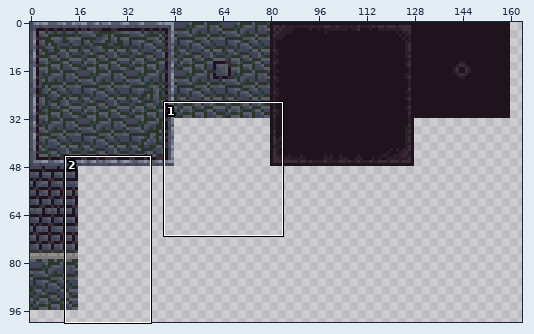
One commit to this sprite sheet: sewer.png. Above: a wide view before the commit, with the close-up outlined.
Close-up. As it was:
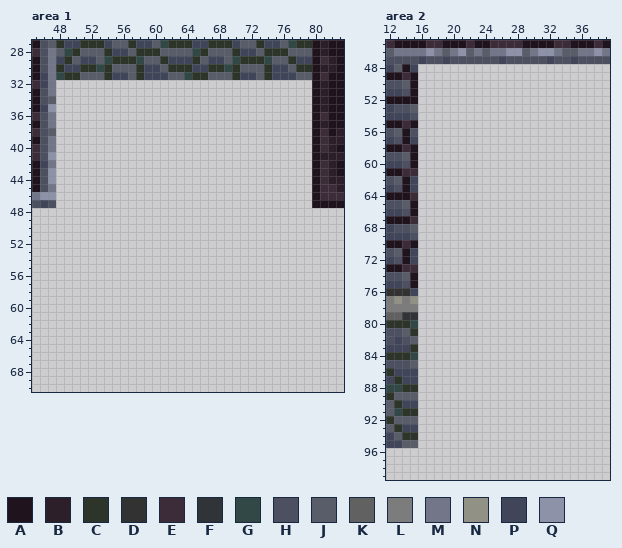
The file is 256x256 pixels. Shown: area 1: x 45..83, y 27..70; area 2: x 12..39, y 45..99. The wide view leaves out empty margins.
Palette (. is transparent): A #1f141d  B #2d1f2a  C #2d342a  D #323232  E #3c2b39  F #303439  G #314847  H #4c5061  J #595c69  K #616162  L #7c7c7d  M #727688  N #919186  P #40455a  Q #8d92a8
Pixels before, area 1, first column x 45:
27 AHJCPPCCCPJJCPPJGCCCPPCCCPJJCPPJGCCABAA
28 EHMJGCJJJCPPJCCCJJJJGCJJJCPPJCCCJJJABAA
29 AHMPCJPPJGCCCGJJCPPPCJPPJGCCCGJJCPPAEBA
30 AHMCPPCCGCJJJCPPJCCCPPCCGCJJJCPPJCCABBA
31 APMGCCJJJCPPJCPPPJJGCCJJJCPPJCPPPJJAEAA
32 EPM................................ABAA
33 AHM................................ABAA
34 AHJ................................ABAA
35 APQ................................ABAA
36 EHM................................AEAA
37 AHM................................ABAA
38 EHJ................................AEAB
39 AHM................................AEBB
40 EHM................................AEBA
41 EHQ................................ABBB
42 APM................................AEBA
43 AHQ................................AEBA
44 AHQ................................AEBB
45 AHM................................AEEB
46 MQQ................................AEEE
47 HPH................................AAAA
Pixels before, area 2, first column x 12:
45 EAAAAEEAAAEAAEEEEAAAAEEAAAEA
46 JMMMMQMJMQJMJMMQQJMQQMJJMMQM
47 HHHHPHHPHHHHHHPHHHHHPHHPHHHH
48 PJAP........................
49 AAEA........................
50 HHJA........................
51 PPHA........................
52 AAAA........................
53 PHHJ........................
54 PPPH........................
55 AAEA........................
56 HJAH........................
57 PHAP........................
58 AAEA........................
59 HHJA........................
60 PPHA........................
61 AAEE........................
62 HJAP........................
63 PHAP........................
64 AAAE........................
65 HHJA........................
66 PPHA........................
67 AAAE........................
68 PHHJ........................
69 PPPH........................
70 AAEA........................
71 HJAP........................
72 PHAP........................
73 AAEE........................
74 HHJA........................
75 PPHA........................
76 DDDP........................
77 LNLN........................
78 LLLL........................
79 KKFF........................
80 CCCG........................
81 HHJC........................
82 HPHJ........................
83 PPPC........................
84 CCCG........................
85 HHHJ........................
86 CPPP........................
87 PCPP........................
88 GGCC........................
89 CJJJ........................
90 JCPP........................
91 JGCC........................
92 CJJJ........................
93 JCPP........................
94 PJCC........................
95 PPJJ........................
After the commit:
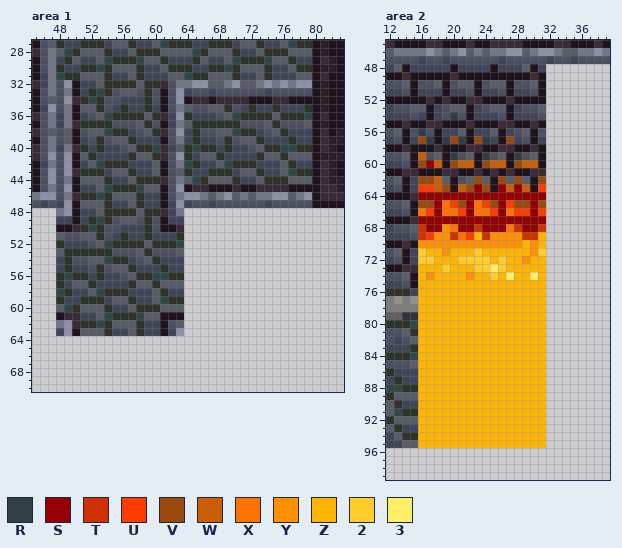
Colours new in this view: R #303f45  S #970000  T #d03100  U #ff3c00  V #9b4a0f  W #cc5d07  X #ff7200  Y #ff9000  Z #ffb400  2 #ffcc2a  3 #ffef68
The commit says: Expanded sewer level
Changes in this commit:
Changed rows in their new state; - is an unchanged pixel.
Area 1:
first column x 48:
32 HQAPPJCCCCJCCEHMMQQJJMQJJMQMQMQQ
33 HMAPCGCHJJHCHAHQPHHPHHHHHHPHHHHH
34 HQECGCHHPPPCHAHQAEEAEEEEAAAEEAAA
35 HMAJJCHPCPPCPAHMJHHJJCHPCPPCPPPC
36 PMAPHJGCCCCJCEPQCPPPHJGCCCCJCCCG
37 PMECCCCHHHJCHAPMJCCCCCCHHHJCHHHJ
38 HJAHJJGCCPHJCEHQPCHHJJGCCPHJCPPP
39 HJAPHCHJJCPPPAHMPCPPHCHJJCPPPCPP
40 PMECPCPPHJCCGEPJCGCCPCPPHJCCGGCC
41 HQAJCPPPPCJJCEHQCPJJCPPPPCJJCJJJ
42 HQAPJGCCCPPPJAHMGCPPJGCCCPPPJCPP
43 HQECCCPJJCPPJAHJCPPCCCPJJCPPJGCC
44 HMAJJJCPPJCCCEHMJGCJJJCPPJCCCJJJ
45 HQAPPJGCCCGJJAHQAEEAAAEAAEEEEAAA
46 HMECCGCJJJCPPAHMQQMJMQJMJMMQQJMQ
47 PQAJJJCPPJCPPAPQPHHPHHHHHHPHHHHH
48 MQAPPJCCCCJCCEPM----------------
49 PPAPCGCHJJHCHAPP----------------
50 AAECGCHHPPPCHAAE----------------
51 JHHJJCHPCPPCPPPC----------------
52 CPPPHJGCCCCJCCCG----------------
53 JCCCCCCHHHJCHHHJ----------------
54 PCHHJJGCCPHJCPPP----------------
55 PCPPHCHJJCPPPCPP----------------
56 CGCCPCPPHJCCGGCC----------------
57 CPJJCPPPPCJJCJJJ----------------
58 GCPPJGCCCPPPJCPP----------------
59 CPPCCCPJJCPPJGCC----------------
60 JGCJJJCPPJCCCJJJ----------------
61 AEEPPJGCCCGJJAAA----------------
62 MQECCGCJJJCPPAHJ----------------
63 PQAJJJCPPJCPPAPQ----------------
Area 2:
first column x 16:
 48 PPPPAPPPPAPPPJAP
 49 AAAAEAAAAAAAAAEA
 50 HHJAHJJAHJJAHHJA
 51 PPPAPPHAPPHAPPHA
 52 AEAEAAEEAAAEAAAA
 53 JAPHJJAPHJJAPHHJ
 54 PAPHRHAPPPHAPPPH
 55 AEEAAAEAAAEEAAEA
 56 RHAPPJAPPJAPHJAH
 57 VRARVRAVRPAVPHAP
 58 AAEAAAEEAAEEAAEA
 59 WHJARHJARHJARHJA
 60 VSWAVWWAVWWAVWWA
 61 AAAEEAAEAEAEAAEE
 62 VVWJAHJVJAVJVJAV
 63 UUWVAWVSVASWSWAU
 64 SSSSSSSSSSSSSSSS
 65 VVSXUVSXUVSUVVSV
 66 XUSXXUSXXUSXUUSU
 67 SSSSSSSSSSSSSSSS
 68 TSSYXSSTSSSXTSST
 69 TUYYTXUZTYYYYTTZ
 70 YYYYYYYYYYYYYZYZ
 71 2ZZYZZZ2ZZZZZZY2
 72 22ZZZ2222Z2ZZYZZ
 73 ZZZ2ZZZ2232ZZZZZ
 74 ZYZZZZYZZ2Z3ZZ3Z
 75 ZZZZZZZZZZZZZZZZ
 76 ZZZZZZZZZZZZZZZZ
 77 ZZZZZZZZZZZZZZZZ
 78 ZZZZZZZZZZZZZZZZ
 79 ZZZZZZZZZZZZZZZZ
 80 ZZZZZZZZZZZZZZZZ
 81 ZZZZZZZZZZZZZZZZ
 82 ZZZZZZZZZZZZZZZZ
 83 ZZZZZZZZZZZZZZZZ
 84 ZZZZZZZZZZZZZZZZ
 85 ZZZZZZZZZZZZZZZZ
 86 ZZZZZZZZZZZZZZZZ
 87 ZZZZZZZZZZZZZZZZ
 88 ZZZZZZZZZZZZZZZZ
 89 ZZZZZZZZZZZZZZZZ
 90 ZZZZZZZZZZZZZZZZ
 91 ZZZZZZZZZZZZZZZZ
 92 ZZZZZZZZZZZZZZZZ
 93 ZZZZZZZZZZZZZZZZ
 94 ZZZZZZZZZZZZZZZZ
 95 ZZZZZZZZZZZZZZZZ
